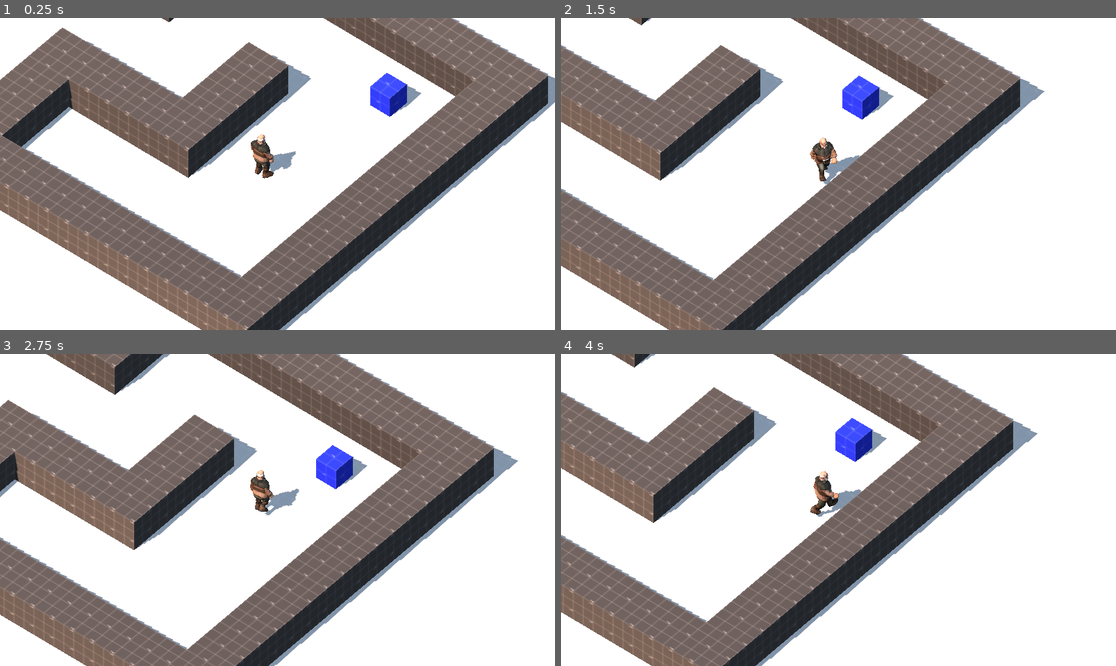
Above: before the commit, frames 1-4 (two rows, left to right).
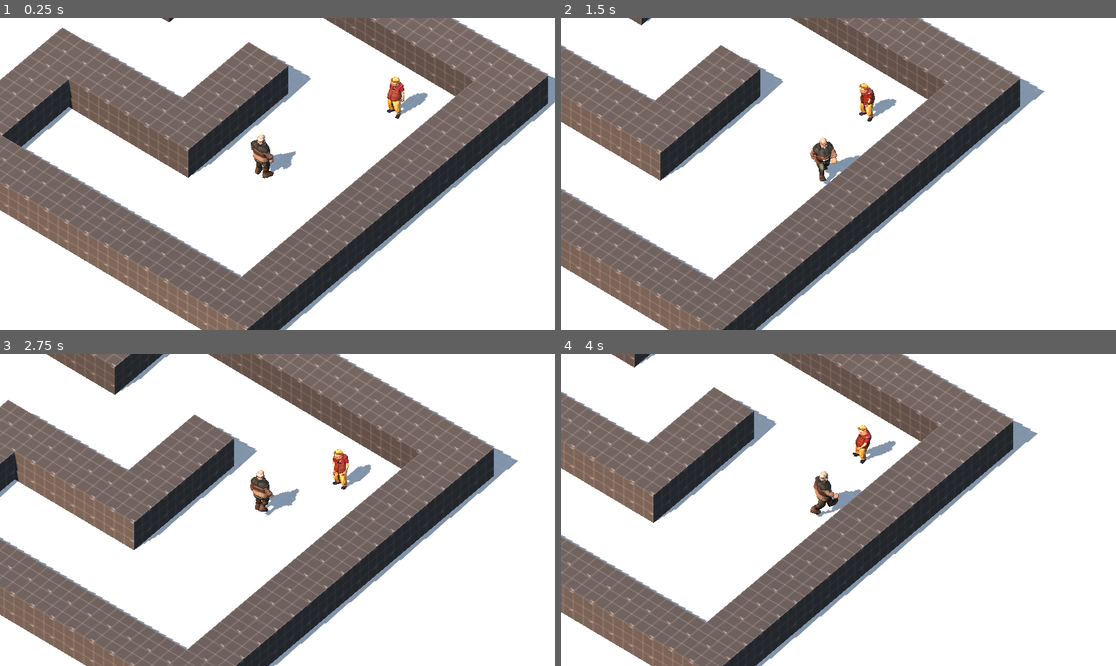
Above: after the commit, the same moments.

Repository: MinkeyOfficial/point-and-click-game
Game: Godot game, scene res://Scenes/main.tscn
Same seed, same stepped clock (60 frames per second), same inputs: the game is played once before the commit and once after it.
Inputs (mouse positions are in pixels of both pictures, inside the frame that each line leads up to):
- Up to frame 1 (0.25 s): no input
- Up to frame 2 (1.5 s): move the mouse to (960, 158) at 0.52 s; click (960, 158) at 0.67 s; move the mouse to (727, 189) at 1.27 s; click (727, 189) at 1.42 s
- Up to frame 3 (2.75 s): move the mouse to (333, 441) at 2.02 s; click (333, 441) at 2.17 s
- Up to frame 4 (4 s): move the mouse to (810, 572) at 2.77 s; click (810, 572) at 2.92 s; move the mouse to (1005, 556) at 3.52 s; click (1005, 556) at 3.67 s

The runs differ from the first frame. In frame 1, 0.9% of the frame differs, in the area x 66-78%, y 17-33%; in frame 2, 0.8%; in frame 3, 0.8%; in frame 4, 0.9%, in the area x 49-61%, y 20-36%.

Commit message:
added npc model and rotation towards player

Diff:
--- a/Scenes/interactable.tscn
+++ b/Scenes/interactable.tscn
@@ -1,26 +1,114 @@
-[gd_scene load_steps=6 format=3 uid="uid://k8r3vpkbkafq"]
+[gd_scene load_steps=5 format=3 uid="uid://k8r3vpkbkafq"]
 
 [ext_resource type="Script" uid="uid://dr36ii0agfxhv" path="res://Scripts/intaractable.gd" id="1_aewl3"]
-[ext_resource type="Texture2D" uid="uid://dojiowbatc02g" path="res://Assets/GreyboxTextures/greybox_blue_grid.png" id="1_o26tp"]
+[ext_resource type="PackedScene" uid="uid://ceclp73pmp0aj" path="res://Assets/NPC.glb" id="3_73reo"]
 
-[sub_resource type="StandardMaterial3D" id="StandardMaterial3D_h335c"]
-albedo_texture = ExtResource("1_o26tp")
-uv1_triplanar = true
+[sub_resource type="CapsuleShape3D" id="CapsuleShape3D_x0tmm"]
+radius = 0.7290039
+height = 2.126587
 
-[sub_resource type="BoxMesh" id="BoxMesh_kt1gk"]
-material = SubResource("StandardMaterial3D_h335c")
-
-[sub_resource type="BoxShape3D" id="BoxShape3D_aewl3"]
+[sub_resource type="CapsuleShape3D" id="CapsuleShape3D_pmsje"]
+radius = 0.3046875
 
 [node name="Interactable" type="Node3D"]
 
 [node name="Area3D" type="Area3D" parent="."]
 script = ExtResource("1_aewl3")
 interaction_text = "YIPEE"
-
-[node name="MeshInstance3D" type="MeshInstance3D" parent="Area3D"]
-mesh = SubResource("BoxMesh_kt1gk")
-skeleton = NodePath("../..")
+interaction_distance = 1.0
+disengage_distance = 1.5
 
 [node name="CollisionShape3D" type="CollisionShape3D" parent="Area3D"]
-shape = SubResource("BoxShape3D_aewl3")
+transform = Transform3D(-1, 0, 8.742278e-08, 0, 1, 0, -8.742278e-08, 0, -1, 0, 1.0626587, 0)
+shape = SubResource("CapsuleShape3D_x0tmm")
+
+[node name="NPC" parent="Area3D" instance=ExtResource("3_73reo")]
+
+[node name="Skeleton3D" parent="Area3D/NPC/Armature" index="0"]
+bones/0/position = Vector3(-0.0040269047, -0.006279245, -95.22309)
+bones/0/rotation = Quaternion(-0.7320256, -0.007014025, 0.013367774, 0.6811099)
+bones/1/rotation = Quaternion(0.024767948, 0.015533711, -0.019631328, 0.9993798)
+bones/2/rotation = Quaternion(-0.03593675, 0.0047239144, -0.002022665, 0.99934095)
+bones/3/rotation = Quaternion(0.053393014, 0.0046828003, -0.0020834918, 0.9985604)
+bones/4/rotation = Quaternion(0.022762727, -0.0066164187, 0.0012181164, 0.99971825)
+bones/6/rotation = Quaternion(0.16394283, -0.06371462, -0.0051231263, 0.98439676)
+bones/10/rotation = Quaternion(-0.5680586, -0.45345977, 0.56887746, -0.38478854)
+bones/11/position = Vector3(5.968757e-07, 12.46601, -5.5646015e-06)
+bones/11/rotation = Quaternion(0.45951602, 0.037563533, 0.16451272, 0.8719918)
+bones/12/rotation = Quaternion(3.8853375e-07, -1.8295495e-07, 0.14586899, 0.989304)
+bones/13/position = Vector3(5.6821928e-06, 27.894793, 3.998266e-07)
+bones/13/rotation = Quaternion(0.12039738, 0.19368634, 0.06913692, 0.9711901)
+bones/14/rotation = Quaternion(0.19429603, 0.1186433, 0.29839146, 0.9268956)
+bones/15/position = Vector3(1.5458772e-06, 4.5139375, 2.3903704e-07)
+bones/15/rotation = Quaternion(-0.00943101, 0.082242325, -0.23327649, 0.9688805)
+bones/16/rotation = Quaternion(-0.16293417, -0.04752445, -0.048036996, 0.9843202)
+bones/18/position = Vector3(-2.2021656, 10.514809, 0.26549783)
+bones/18/rotation = Quaternion(0.24565576, -0.0101003675, 0.0037379528, 0.9692973)
+bones/19/position = Vector3(7.897388e-07, 5.5492783, 3.3411552e-06)
+bones/19/rotation = Quaternion(0.15758146, -1.2521383e-07, -0.016057437, 0.9873755)
+bones/20/position = Vector3(-2.1100884e-06, 3.3911164, -3.3781544e-07)
+bones/20/rotation = Quaternion(0.057612054, -8.145654e-06, -0.0058706244, 0.99832183)
+bones/21/position = Vector3(4.268865e-06, 2.5902767, -3.4962577e-06)
+bones/22/rotation = Quaternion(0.29365596, -0.010377812, -0.037854195, 0.955105)
+bones/23/position = Vector3(2.4823346e-06, 5.805426, 6.584478e-07)
+bones/23/rotation = Quaternion(0.19341493, 1.2259592e-07, -0.019567715, 0.9809219)
+bones/24/position = Vector3(-4.133767e-07, 3.6820128, 1.4081779e-06)
+bones/24/rotation = Quaternion(0.12658848, 1.0249279e-06, -0.012807075, 0.99187267)
+bones/25/position = Vector3(1.757403e-06, 1.9950523, 3.2354128e-06)
+bones/26/position = Vector3(2.3768928, 10.240713, 0.08127986)
+bones/26/rotation = Quaternion(0.37674, 0.011290599, -0.10548403, 0.9202242)
+bones/27/position = Vector3(1.5392679e-06, 5.418926, 5.625534e-07)
+bones/27/rotation = Quaternion(0.1925314, -5.464197e-07, -0.019326866, 0.9811005)
+bones/28/position = Vector3(-1.5875651e-06, 3.727932, 5.7257676e-06)
+bones/28/rotation = Quaternion(0.15398297, 9.589406e-07, -0.015454819, 0.98795265)
+bones/29/position = Vector3(6.7521e-08, 1.6804626, 6.716604e-06)
+bones/30/rotation = Quaternion(0.40774244, 0.034601554, -0.16570324, 0.8972688)
+bones/31/rotation = Quaternion(0.18719475, 5.2154917e-08, -0.019621337, 0.98212683)
+bones/32/rotation = Quaternion(0.2421526, 0.0002567574, -0.025317932, 0.9699078)
+bones/34/rotation = Quaternion(0.55992067, -0.44858003, 0.59440875, 0.36323962)
+bones/35/rotation = Quaternion(0.48269838, -0.06259537, -0.12385084, 0.8647225)
+bones/36/rotation = Quaternion(-2.6764945e-07, -1.5220138e-08, -0.105467066, 0.9944228)
+bones/37/position = Vector3(-1.809426e-07, 27.8948, 3.2976623e-06)
+bones/37/rotation = Quaternion(0.09342489, -0.06579582, -0.10526109, 0.9878577)
+bones/38/rotation = Quaternion(0.21332942, -0.07533712, -0.3285527, 0.91698855)
+bones/39/position = Vector3(1.3411849e-05, 4.5140843, 7.5129174e-07)
+bones/39/rotation = Quaternion(0.008895175, -0.05107439, 0.3000841, 0.95250297)
+bones/40/rotation = Quaternion(-0.15630265, 0.0836305, 0.109744206, 0.97802436)
+bones/42/rotation = Quaternion(0.18440138, 0.0131133795, -0.0167577, 0.98262066)
+bones/43/rotation = Quaternion(0.19128582, 2.597782e-07, 0.015470614, 0.9814125)
+bones/44/rotation = Quaternion(0.080042, 7.235999e-06, 0.0064743324, 0.9967705)
+bones/46/rotation = Quaternion(0.2417972, 0.010978216, 0.016242413, 0.9701288)
+bones/47/rotation = Quaternion(0.19793685, -6.770506e-08, 0.01586566, 0.9800864)
+bones/48/position = Vector3(2.6270573e-06, 3.6819985, -5.960919e-07)
+bones/48/rotation = Quaternion(0.16089135, -1.4672133e-06, 0.0128960665, 0.98688793)
+bones/49/position = Vector3(-2.486945e-06, 1.9950712, -3.3899514e-06)
+bones/50/rotation = Quaternion(0.2744409, -0.0013742074, 0.06633551, 0.9593122)
+bones/51/position = Vector3(-4.2253248e-07, 5.4189587, -1.7127295e-06)
+bones/51/rotation = Quaternion(0.21743649, 1.3873137e-07, 0.017256748, 0.9759219)
+bones/52/rotation = Quaternion(0.19647723, -1.2130945e-06, 0.015592477, 0.9803844)
+bones/54/position = Vector3(-4.481185, 9.820199, 0.24600041)
+bones/54/rotation = Quaternion(0.3184503, -0.0017645766, 0.11131761, 0.94137913)
+bones/55/position = Vector3(-8.8333536e-07, 3.6844773, 2.756211e-06)
+bones/55/rotation = Quaternion(0.2292443, 1.22973e-07, 0.019208496, 0.9731794)
+bones/56/rotation = Quaternion(0.25555927, -0.00025365347, 0.021346927, 0.96655774)
+bones/58/rotation = Quaternion(0.07378529, 0.031044297, 0.9959997, -0.039708678)
+bones/59/rotation = Quaternion(-0.15105423, -0.08247257, 0.01986389, 0.98487884)
+bones/60/rotation = Quaternion(0.373007, -0.04132528, -0.056977697, 0.9251549)
+bones/61/rotation = Quaternion(0.45455956, -0.019745773, 0.0564729, 0.88870496)
+bones/63/rotation = Quaternion(-0.08341985, 0.016188603, 0.99489105, 0.054505665)
+bones/64/rotation = Quaternion(-0.16354626, 0.08366126, 0.002015967, 0.9829799)
+bones/65/rotation = Quaternion(0.39630994, 0.03496172, 0.043618493, 0.91641337)
+bones/66/rotation = Quaternion(0.4717651, 0.020201175, -0.056052923, 0.87970895)
+
+[node name="AnimationPlayer" parent="Area3D/NPC" index="2"]
+autoplay = "Armature|mixamo_com|Layer0"
+
+[node name="CharacterBody3D" type="CharacterBody3D" parent="."]
+
+[node name="CollisionShape3D" type="CollisionShape3D" parent="CharacterBody3D"]
+transform = Transform3D(1, 0, 0, 0, 1, 0, 0, 0, 1, 0, 0.95, 0)
+shape = SubResource("CapsuleShape3D_pmsje")
+
+[connection signal="body_exited" from="Area3D" to="Area3D" method="_on_body_exited"]
+
+[editable path="Area3D/NPC"]
--- a/Scenes/main.tscn
+++ b/Scenes/main.tscn
@@ -67,6 +67,7 @@
 shadow_enabled = true
 
 [node name="Player" parent="." instance=ExtResource("2_bo1nx")]
+unique_name_in_owner = true
 transform = Transform3D(1, 0, 0, 0, 1, 0, 0, 0, 1, 0, 0.5, 0)
 
 [node name="NavigationRegion3D" type="NavigationRegion3D" parent="."]
@@ -90,4 +91,4 @@
 }
 
 [node name="Interactable" parent="." instance=ExtResource("5_kry3j")]
-transform = Transform3D(1, 0, 0, 0, 1, 0, 0, 0, 1, -1.3159378, 0.99429405, 6.030112)
+transform = Transform3D(-1, 0, 8.742278e-08, 0, 1, 0, -8.742278e-08, 0, -1, -1.8381169, 0.49767986, 5.8357906)
--- a/Scripts/intaractable.gd
+++ b/Scripts/intaractable.gd
@@ -1,16 +1,72 @@
 extends Area3D
 class_name Interactable
 
+@onready var player = $"../../Player"
 @export var interaction_text: String = ""
 @export var interaction_distance: float = 1.5
+@export var rotation_speed: float = 5.0
+@export var disengage_distance: float = 3.0  # po jaké vzdálenosti se interakce ukončí
+
+var is_turning_to_player = false
+var is_turning_back = false
+var default_rotation_y: float
+var is_interacting = false
+
+func _ready():
+	default_rotation_y = rotation.y
+
 
 func interact():
 	print("Interacted with: ", name)
-	if interaction_text != "":
-		show_text(interaction_text)
+	is_turning_to_player = true
+	is_turning_back = false
+	is_interacting = true
+
+
+func end_interaction():
+	is_turning_to_player = false
+	is_turning_back = true
+	is_interacting = false
+	print("Interaction ended with: ", name)
+
+
+func _process(delta):
+	# --- pokud probíhá interakce, kontroluj vzdálenost hráče ---
+	if is_interacting and player:
+		var dist = global_position.distance_to(player.global_position)
+		if dist > disengage_distance:
+			end_interaction()
+
+	# --- rotace ---
+	if is_turning_to_player:
+		_turn_towards(player.global_position, delta)
+	elif is_turning_back:
+		_turn_back(delta)
+
+
+func _turn_towards(target_pos: Vector3, delta: float):
+	var to_player = (target_pos - global_position).normalized()
+	to_player.y = 0
+
+	var target_rotation = atan2(to_player.x, to_player.z) + PI
+	rotation.y = lerp_angle(rotation.y, target_rotation, delta * rotation_speed)
+
+	if abs(rotation.y - target_rotation) < 0.05:
+		rotation.y = target_rotation
+		is_turning_to_player = false
+		if interaction_text != "":
+			show_text(interaction_text)
+
+
+func _turn_back(delta: float):
+	rotation.y = lerp_angle(rotation.y, default_rotation_y, delta * rotation_speed)
+	if abs(rotation.y - default_rotation_y) < 0.05:
+		rotation.y = default_rotation_y
+		is_turning_back = false
+
 
 func show_text(text):
-	var ui = get_tree().root.get_node("Main/UI") # přizpůsob podle tvé scény
+	var ui = get_tree().root.get_node("Main/UI")
 	if ui:
 		ui.show_interaction_text(text)
 	else:
Binary file added: Assets/Animations/drunk_idle.glb
Not shown, added: Assets/Animations/drunk_idle.glb.import
Binary file added: Assets/NPC.glb
Not shown, added: Assets/NPC.glb.import
Binary file added: Assets/NPC_Boss_diffuse.png
Not shown, added: Assets/NPC_Boss_diffuse.png.import
Binary file added: Assets/NPC_Boss_normal.png
Not shown, added: Assets/NPC_Boss_normal.png.import
Binary file added: Assets/NPC_Boss_specular.png
Not shown, added: Assets/NPC_Boss_specular.png.import
